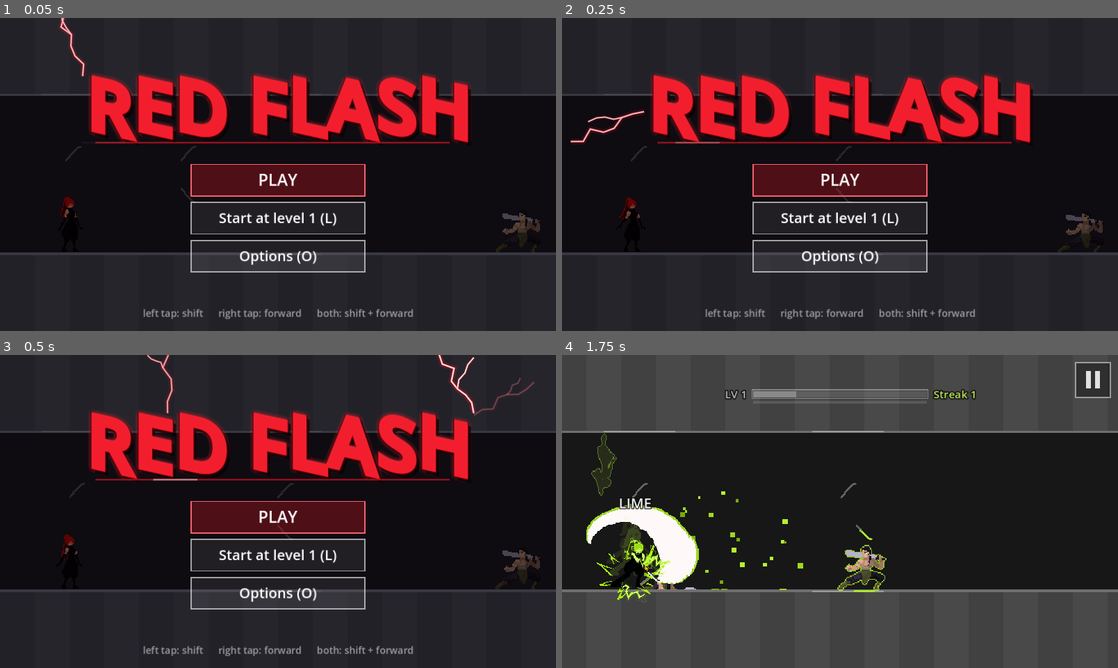
Above: before the commit, frames 1-4 (two rows, left to right).
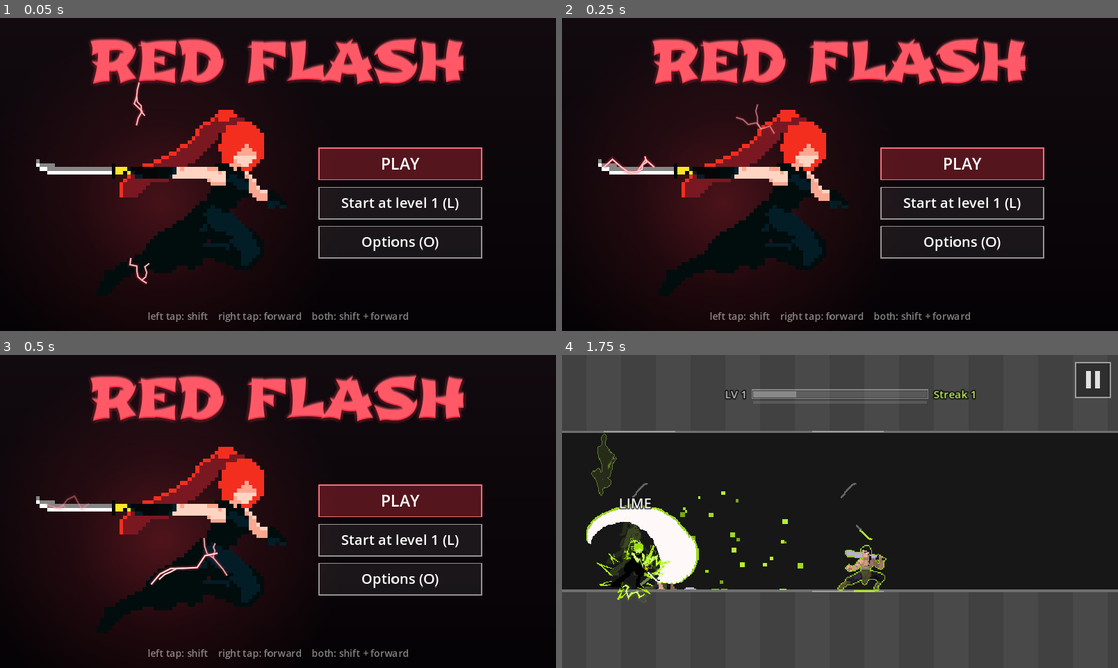
Above: after the commit, the same moments.

Repository: fredsbreads/game-off
Game: Godot game, scene res://scenes/main.tscn
Two runs of this game, one before a commit and one after it. Both use one fixed random seed, a clock stepped at 60 frames per second and the inputs below. Sound files missing from this copy of the repository are replaced by a short silence.
Inputs (mouse positions are in pixels of both pictures, inside the frame that each line leads up to):
- Up to frame 1 (0.05 s): no input
- Up to frame 2 (0.25 s): no input
- Up to frame 3 (0.5 s): no input
- Up to frame 4 (1.75 s): tap Enter at 0.5 s; move the mouse to (962, 495) at 0.52 s; hold Right 0.53-1.28 s; hold J (tp_vertical) 0.53-1.28 s; click (962, 495) at 0.67 s; tap Space at 0.77, 1.52 s; move the mouse to (728, 527) at 1.27 s; hold Down from 1.28 s (still down); tap C at 1.35 s; click (728, 527) at 1.42 s

The runs differ from the first frame. In frame 1, 71% of the frame differs, in the area x 0-100%, y 0-100%; in frame 2, 72%; in frame 3, 72%; in frame 4, nothing differs.

Commit message:
Title screen redesign: own dark background, RED FLASH in Shojumaru across the top, her large on the left with lightning crackling over her, buttons on the right; music plays on it

Diff:
--- a/scripts/main.gd
+++ b/scripts/main.gd
@@ -346,6 +346,11 @@
 		begin()   # a retry goes straight into the run
 	else:
 		hud.menu.open(progression.level, LEVEL_CHOICE)
+		if not debug:
+			# The music plays on the title screen too. (In a browser it can't be
+			# heard until the first press: the page's audio wake script then
+			# lets it start.)
+			_start_music()
 
 
 func score() -> int:
--- a/scripts/main_menu.gd
+++ b/scripts/main_menu.gd
@@ -1,52 +1,77 @@
 class_name MainMenu
 extends Control
-## The title screen: "RED FLASH" in red with lightning crackling round it,
-## and its buttons (Play, the level chooser while main.gd LEVEL_CHOICE is on,
-## Options). Drawn in code like the HUD; main.gd passes it every press while
-## it's open (touch doesn't emulate mouse in this project, so it hit-tests
-## taps itself) and acts on what handle() returns.
+## The title screen, on its own dark background (the level isn't shown):
+## "RED FLASH" across the top, her (the browser-tab pose: the first run frame,
+## katana out behind her) large on the left with lightning crackling over her,
+## and the buttons on the right (Play, the level chooser while main.gd
+## LEVEL_CHOICE is on, Options). Drawn in code like the HUD; main.gd passes
+## it every press while it's open (touch doesn't emulate mouse in this
+## project, so it hit-tests taps itself) and acts on what handle() returns.
 ##
 ## Keys: Up/Down pick a button, Enter/Space press it; any teleport key
 ## (Right, Left, K, J, D, A, the Shifts) plays; O opens Options.
 
 const TITLE := "RED FLASH"
-const TITLE_SIZE := 132
-const TITLE_RED := Color(0.95, 0.1, 0.16)
-const TITLE_DARK := Color(0.32, 0.0, 0.03)
-const BUTTON_SIZE := Vector2(320, 58)
-const BUTTON_GAP := 12.0
+## The title's font ("Shojumaru", SIL Open Font License: assets/fonts).
+const TITLE_FONT := preload("res://assets/fonts/Shojumaru-Regular.ttf")
+const TITLE_SIZE := 100
+const TITLE_RED := Color(1.0, 0.22, 0.29)
+const BG_TOP := Color(0.07, 0.04, 0.06)
+const BG_BOTTOM := Color(0.02, 0.01, 0.02)
+const BUTTON_SIZE := Vector2(300, 58)
+const BUTTON_GAP := 14.0
 const LABEL_SIZE := 26
-const HINT := "left tap: shift      right tap: forward      both: shift + forward"
-
-## Small bolts crackling off the title: one every this many seconds (random in range).
-const CRACKLE_EVERY := Vector2(0.03, 0.12)
-const CRACKLE_LIFE := 0.14
-## Now and then a big strike from above onto the title, which flashes white.
-const STRIKE_EVERY := Vector2(1.6, 3.4)
-const STRIKE_LIFE := 0.22
+const HINT := "left tap: shift    right tap: forward    both: shift + forward"
+
+## Her: the run sheet's first frame, at a whole-number scale (crisp pixels).
+const HER_FRAME := Rect2(0, 0, 96, 96)
+## The part of the frame she fills (frame pixels), and her katana's blade.
+const HER_BODY := Rect2(5, 22, 66, 49)
+const BLADE_FROM := Vector2(5, 37)
+const BLADE_TO := Vector2(24, 37)
+## Her body without the katana (where bolts run across her).
+const HER_TORSO := Rect2(30, 24, 40, 46)
+
+## Bolts crackling over her: one every this many seconds (random in range).
+const HER_CRACKLE_EVERY := Vector2(0.02, 0.07)
+## Small bolts off the title.
+const TITLE_CRACKLE_EVERY := Vector2(0.12, 0.4)
+const CRACKLE_LIFE := 0.13
+## Now and then a big strike from above onto her; she and the title flash.
+const STRIKE_EVERY := Vector2(2.0, 4.0)
+const STRIKE_LIFE := 0.24
 
 var start_level := 1
 var level_choice := false
 var _selected := 0
 var _keyboard := false
-var _font: FontVariation
 var _rng := RandomNumberGenerator.new()
 var _t := 0.0
 var _bolts: Array = []   # [points, forks, life, max_life, width]
-var _next_crackle := 0.0
-var _next_strike := 1.0
-var _flash := 0.0        # the title's white flash after a big strike
+var _next_her := 0.0
+var _next_title := 0.0
+var _next_strike := 1.2
+var _flash := 0.0
+var _glow: GradientTexture2D   # the red glow behind her (smooth, radial)
 
 
 func _ready() -> void:
 	mouse_filter = Control.MOUSE_FILTER_IGNORE
 	set_anchors_and_offsets_preset(Control.PRESET_FULL_RECT)
+	texture_filter = CanvasItem.TEXTURE_FILTER_NEAREST
 	visible = false
-	_font = FontVariation.new()
-	_font.base_font = ThemeDB.fallback_font
-	_font.variation_embolden = 1.1
-	_font.variation_transform = Transform2D(Vector2(1, 0), Vector2(-0.22, 1), Vector2.ZERO)   # slanted forward
 	_rng.randomize()
+	var g := Gradient.new()
+	g.set_color(0, Color(TITLE_RED, 0.32))
+	g.set_color(1, Color(TITLE_RED, 0.0))
+	g.add_point(0.45, Color(TITLE_RED, 0.12))
+	_glow = GradientTexture2D.new()
+	_glow.gradient = g
+	_glow.fill = GradientTexture2D.FILL_RADIAL
+	_glow.fill_from = Vector2(0.5, 0.5)
+	_glow.fill_to = Vector2(1.0, 0.5)
+	_glow.width = 256
+	_glow.height = 256
 
 
 func open(level: int, choice: bool) -> void:
@@ -108,18 +133,37 @@
 # --- layout ----------------------------------------------------------------
 
 func _title_baseline() -> float:
-	return size.y * 0.36
+	return maxf(size.y * 0.2, 96.0)
 
 
 func _title_rect() -> Rect2:
-	var w := _font.get_string_size(TITLE, HORIZONTAL_ALIGNMENT_LEFT, -1, TITLE_SIZE).x
-	var h := TITLE_SIZE * 0.72
+	var w := TITLE_FONT.get_string_size(TITLE, HORIZONTAL_ALIGNMENT_LEFT, -1, TITLE_SIZE).x
+	var h := TITLE_SIZE * 0.78
 	return Rect2(Vector2((size.x - w) / 2.0, _title_baseline() - h), Vector2(w, h))
 
 
+## Her scale: whole pixels, as big as fits the left part under the title.
+func _her_scale() -> float:
+	var room := Vector2(size.x * 0.5, size.y - _title_baseline() - 60.0)
+	return maxf(floorf(minf(room.x / HER_BODY.size.x, room.y / HER_BODY.size.y)), 2.0)
+
+
+## Where her frame's top-left corner goes (her body centred in the left part).
+func _her_origin() -> Vector2:
+	var s := _her_scale()
+	var centre := Vector2(size.x * 0.29, (_title_baseline() + 30.0 + size.y - 40.0) / 2.0)
+	return centre - (HER_BODY.position + HER_BODY.size / 2.0) * s
+
+
+func _her_point(frame_px: Vector2) -> Vector2:
+	return _her_origin() + frame_px * _her_scale()
+
+
 func _button_rect(i: int) -> Rect2:
-	var top := _title_baseline() + 62.0
-	return Rect2(Vector2((size.x - BUTTON_SIZE.x) / 2.0, top + i * (BUTTON_SIZE.y + BUTTON_GAP)), BUTTON_SIZE)
+	var n := _buttons().size()
+	var total := n * BUTTON_SIZE.y + (n - 1) * BUTTON_GAP
+	var top := _her_point(HER_BODY.position + HER_BODY.size / 2.0).y - total / 2.0
+	return Rect2(Vector2(size.x * 0.72 - BUTTON_SIZE.x / 2.0, top + i * (BUTTON_SIZE.y + BUTTON_GAP)), BUTTON_SIZE)
 
 
 # --- the lightning -----------------------------------------------------------
@@ -128,14 +172,18 @@
 	if not visible:
 		return
 	_t += delta
-	_flash = maxf(_flash - delta * 3.5, 0.0)
+	_flash = maxf(_flash - delta * 3.0, 0.0)
 	for b in _bolts:
 		b[2] -= delta
 	_bolts = _bolts.filter(func(b: Array) -> bool: return b[2] > 0.0)
-	_next_crackle -= delta
-	if _next_crackle <= 0.0:
-		_next_crackle = _rng.randf_range(CRACKLE_EVERY.x, CRACKLE_EVERY.y)
-		_crackle()
+	_next_her -= delta
+	if _next_her <= 0.0:
+		_next_her = _rng.randf_range(HER_CRACKLE_EVERY.x, HER_CRACKLE_EVERY.y)
+		_crackle_her()
+	_next_title -= delta
+	if _next_title <= 0.0:
+		_next_title = _rng.randf_range(TITLE_CRACKLE_EVERY.x, TITLE_CRACKLE_EVERY.y)
+		_crackle_title()
 	_next_strike -= delta
 	if _next_strike <= 0.0:
 		_next_strike = _rng.randf_range(STRIKE_EVERY.x, STRIKE_EVERY.y)
@@ -143,27 +191,43 @@
 	queue_redraw()
 
 
-## A short bolt jumping off the edge of the title, outward.
-func _crackle() -> void:
-	var r := _title_rect().grow(6.0)
-	var side := _rng.randi_range(0, 3)
-	var p: Vector2
-	var out: Vector2
-	match side:
-		0: p = Vector2(_rng.randf_range(r.position.x, r.end.x), r.position.y); out = Vector2.UP
-		1: p = Vector2(_rng.randf_range(r.position.x, r.end.x), r.end.y); out = Vector2.DOWN
-		2: p = Vector2(r.position.x, _rng.randf_range(r.position.y, r.end.y)); out = Vector2.LEFT
-		_: p = Vector2(r.end.x, _rng.randf_range(r.position.y, r.end.y)); out = Vector2.RIGHT
-	var to := p + out.rotated(_rng.randf_range(-0.9, 0.9)) * _rng.randf_range(50.0, 150.0)
-	_add_bolt(p, to, 7, 11.0, CRACKLE_LIFE, 1.6, 1)
-
-
-## A big bolt from the top of the screen down onto the title; it flashes.
+## A bolt over her: arcing along her katana, running across her, or jumping
+## off her.
+func _crackle_her() -> void:
+	var s := _her_scale()
+	var roll := _rng.randf()
+	if roll < 0.45:   # across her body
+		var a := Vector2(_rng.randf_range(HER_TORSO.position.x, HER_TORSO.end.x), _rng.randf_range(HER_TORSO.position.y, HER_TORSO.end.y))
+		var b := a + Vector2.RIGHT.rotated(_rng.randf() * TAU) * _rng.randf_range(8.0, 20.0)
+		b = b.clamp(HER_TORSO.position, HER_TORSO.end)
+		_add_bolt(_her_point(a), _her_point(b), 6, s * 1.6, CRACKLE_LIFE, 1.3, 1)
+		return
+	if roll < 0.7:
+		var a := _her_point(BLADE_FROM.lerp(BLADE_TO, _rng.randf_range(0.0, 0.4)))
+		var b := _her_point(BLADE_FROM.lerp(BLADE_TO, _rng.randf_range(0.55, 1.0)))
+		_add_bolt(a, b, 6, s * 2.2, CRACKLE_LIFE, 1.5, 1)
+		return
+	var p := _her_point(Vector2(_rng.randf_range(HER_TORSO.position.x, HER_TORSO.end.x),
+			_rng.randf_range(HER_TORSO.position.y, HER_TORSO.end.y)))
+	var centre := _her_point(HER_BODY.position + HER_BODY.size / 2.0)
+	var out := (p - centre).normalized().rotated(_rng.randf_range(-0.8, 0.8))
+	_add_bolt(p, p + out * _rng.randf_range(s * 6.0, s * 14.0), 6, s * 1.6, CRACKLE_LIFE, 1.6, 1)
+
+
+## A short bolt off the title's edge, outward.
+func _crackle_title() -> void:
+	var r := _title_rect().grow(4.0)
+	var up := _rng.randf() < 0.5
+	var p := Vector2(_rng.randf_range(r.position.x, r.end.x), r.position.y if up else r.end.y)
+	var to := p + (Vector2.UP if up else Vector2.DOWN).rotated(_rng.randf_range(-0.9, 0.9)) * _rng.randf_range(30.0, 80.0)
+	_add_bolt(p, to, 6, 9.0, CRACKLE_LIFE, 1.3, 1)
+
+
+## A big bolt from the top of the screen down onto her.
 func _strike() -> void:
-	var r := _title_rect()
-	var hit := Vector2(_rng.randf_range(r.position.x + 40.0, r.end.x - 40.0), r.position.y + 8.0)
-	var from := Vector2(hit.x + _rng.randf_range(-160.0, 160.0), -10.0)
-	_add_bolt(from, hit, 14, 26.0, STRIKE_LIFE, 3.0, 3)
+	var hit := _her_point(Vector2(_rng.randf_range(42.0, 60.0), 24.0))
+	var from := Vector2(hit.x + _rng.randf_range(-120.0, 120.0), -10.0)
+	_add_bolt(from, hit, 16, 24.0, STRIKE_LIFE, 3.0, 3)
 	_flash = 1.0
 
 
@@ -173,7 +237,7 @@
 	for k in forks:
 		var i := _rng.randi_range(1, pts.size() - 2)
 		var dir := (b - a).normalized().rotated(_rng.randf_range(-1.2, 1.2))
-		fork_lines.append(_jagged(pts[i], pts[i] + dir * _rng.randf_range(20.0, 70.0), 4, jag * 0.5))
+		fork_lines.append(_jagged(pts[i], pts[i] + dir * _rng.randf_range(15.0, 55.0), 4, jag * 0.5))
 	_bolts.append([pts, fork_lines, life, life, width])
 
 
@@ -190,10 +254,10 @@
 # --- drawing ---------------------------------------------------------------
 
 func _draw() -> void:
-	# The level, dimmed behind it.
-	draw_rect(Rect2(Vector2.ZERO, size), Color(0.02, 0.0, 0.01, 0.62))
-	if _flash > 0.0:
-		draw_rect(Rect2(Vector2.ZERO, size), Color(1.0, 0.85, 0.85, 0.07 * _flash))
+	# Its own background: dark, a little warmer at the top.
+	draw_polygon(PackedVector2Array([Vector2.ZERO, Vector2(size.x, 0), size, Vector2(0, size.y)]),
+			PackedColorArray([BG_TOP, BG_TOP, BG_BOTTOM, BG_BOTTOM]))
+	_draw_her()
 	_draw_title()
 	for b in _bolts:
 		var k: float = b[2] / b[3]
@@ -201,42 +265,37 @@
 		for line in [b[0]] + b[1]:
 			var main_line: bool = line == b[0]
 			var lw := w * (1.0 if main_line else 0.55)
-			draw_polyline(line, Color(TITLE_RED.r, TITLE_RED.g, TITLE_RED.b, 0.18 * k), lw * 6.0, true)
-			draw_polyline(line, Color(1.0, 0.25, 0.3, 0.95 * k), lw * 1.6, true)
-			draw_polyline(line, Color(1, 0.92, 0.92, k), maxf(lw * 0.6, 1.0), true)
-	# A katana line under the title, with a glint running along it.
-	var tr := _title_rect()
-	var y := tr.end.y + 22.0
-	var x0 := tr.position.x + 20.0
-	var x1 := tr.end.x - 40.0
-	draw_line(Vector2(x0, y), Vector2(x1, y), Color(TITLE_RED, 0.55), 2.0, true)
-	var g := fmod(_t * 0.45, 1.6)
-	if g < 1.0:
-		var gx := lerpf(x0, x1, g)
-		draw_line(Vector2(gx - 40.0, y), Vector2(gx + 40.0, y), Color(1, 0.9, 0.9, 0.7 * sin(g * PI)), 2.0, true)
+			draw_polyline(line, Color(TITLE_RED, 0.2 * k), lw * 6.0, true)
+			draw_polyline(line, Color(1.0, 0.3, 0.35, 0.95 * k), lw * 1.6, true)
+			draw_polyline(line, Color(1, 0.94, 0.94, k), maxf(lw * 0.6, 1.0), true)
 	for i in _buttons().size():
 		_draw_button(i)
 	var f := ThemeDB.fallback_font
 	var hw := f.get_string_size(HINT, HORIZONTAL_ALIGNMENT_LEFT, -1, 18).x
-	draw_string(f, Vector2((size.x - hw) / 2.0, size.y - 26.0), HINT, HORIZONTAL_ALIGNMENT_LEFT, -1, 18, Color(1, 1, 1, 0.55))
+	draw_string(f, Vector2((size.x - hw) / 2.0, size.y - 20.0), HINT, HORIZONTAL_ALIGNMENT_LEFT, -1, 18, Color(1, 1, 1, 0.5))
+
+
+func _draw_her() -> void:
+	var s := _her_scale()
+	var centre := _her_point(HER_BODY.position + HER_BODY.size / 2.0)
+	# A red glow behind her, breathing, brighter on a strike.
+	var glow := 0.75 + 0.15 * sin(_t * 2.6) + 0.6 * _flash
+	var r := HER_BODY.size.x * s * 0.75
+	draw_texture_rect(_glow, Rect2(centre - Vector2(r, r), Vector2(r, r) * 2.0), false, Color(1, 1, 1, minf(glow, 1.0)))
+	var rect := Rect2(_her_origin(), HER_FRAME.size * s)
+	draw_texture_rect_region(Player.RUN_SHEET, rect, HER_FRAME)
 
 
 func _draw_title() -> void:
 	var r := _title_rect()
 	var base := Vector2(r.position.x, _title_baseline())
 	var flicker := 0.85 + 0.15 * sin(_t * 23.0) * sin(_t * 7.0)
-	# A soft red glow round it.
-	for i in 12:
-		var o := Vector2.RIGHT.rotated(i * TAU / 12.0) * 7.0
-		draw_string(_font, base + o, TITLE, HORIZONTAL_ALIGNMENT_LEFT, -1, TITLE_SIZE, Color(TITLE_RED, 0.07 * flicker))
-	# A deep shadow, then the dark edge, then the red.
-	draw_string(_font, base + Vector2(6, 7), TITLE, HORIZONTAL_ALIGNMENT_LEFT, -1, TITLE_SIZE, Color(0, 0, 0, 0.7))
-	draw_string_outline(_font, base, TITLE, HORIZONTAL_ALIGNMENT_LEFT, -1, TITLE_SIZE, 8, TITLE_DARK)
-	var fill := TITLE_RED.lerp(Color(1, 0.95, 0.95), _flash * 0.85)
-	draw_string(_font, base, TITLE, HORIZONTAL_ALIGNMENT_LEFT, -1, TITLE_SIZE, fill)
-	# A bright edge along the top of the letters.
-	draw_string(_font, base + Vector2(0, -2), TITLE, HORIZONTAL_ALIGNMENT_LEFT, -1, TITLE_SIZE, Color(1, 0.6, 0.6, 0.25 + 0.3 * _flash))
-	draw_string(_font, base, TITLE, HORIZONTAL_ALIGNMENT_LEFT, -1, TITLE_SIZE, Color(fill, 0.85))
+	for i in 12:   # a soft glow
+		var o := Vector2.RIGHT.rotated(i * TAU / 12.0) * 6.0
+		draw_string(TITLE_FONT, base + o, TITLE, HORIZONTAL_ALIGNMENT_LEFT, -1, TITLE_SIZE, Color(TITLE_RED, 0.06 * flicker))
+	var fill := TITLE_RED.lerp(Color(1, 0.95, 0.95), _flash * 0.8)
+	draw_string(TITLE_FONT, base, TITLE, HORIZONTAL_ALIGNMENT_LEFT, -1, TITLE_SIZE, fill)
+	draw_string(TITLE_FONT, base + Vector2(0, -2), TITLE, HORIZONTAL_ALIGNMENT_LEFT, -1, TITLE_SIZE, Color(1, 0.65, 0.68, 0.3))
 
 
 func _draw_button(i: int) -> void:
@@ -244,12 +303,12 @@
 	var r := _button_rect(i)
 	var picked := _keyboard and i == _selected
 	var play := id == "play"
-	var fill := Color(TITLE_RED, 0.28) if play else Color(1, 1, 1, 0.08)
+	var fill := Color(TITLE_RED, 0.3) if play else Color(1, 1, 1, 0.07)
 	if picked:
 		fill = Color(fill, fill.a + 0.12)
 	draw_rect(r, fill)
-	var border := Color(1, 0.4, 0.45, 0.95) if play else Color(1, 1, 1, 0.6)
-	draw_rect(r, Color(1, 1, 1, 1) if picked else border, false, 2.0)
+	var border := Color(1, 0.45, 0.5, 0.95) if play else Color(1, 1, 1, 0.55)
+	draw_rect(r, Color.WHITE if picked else border, false, 2.0)
 	var f := ThemeDB.fallback_font
 	var text := _button_text(id)
 	var s := 30 if play else LABEL_SIZE
Not shown, added: assets/fonts/Shojumaru-OFL.txt
Binary file added: assets/fonts/Shojumaru-Regular.ttf
Not shown, added: assets/fonts/Shojumaru-Regular.ttf.import
